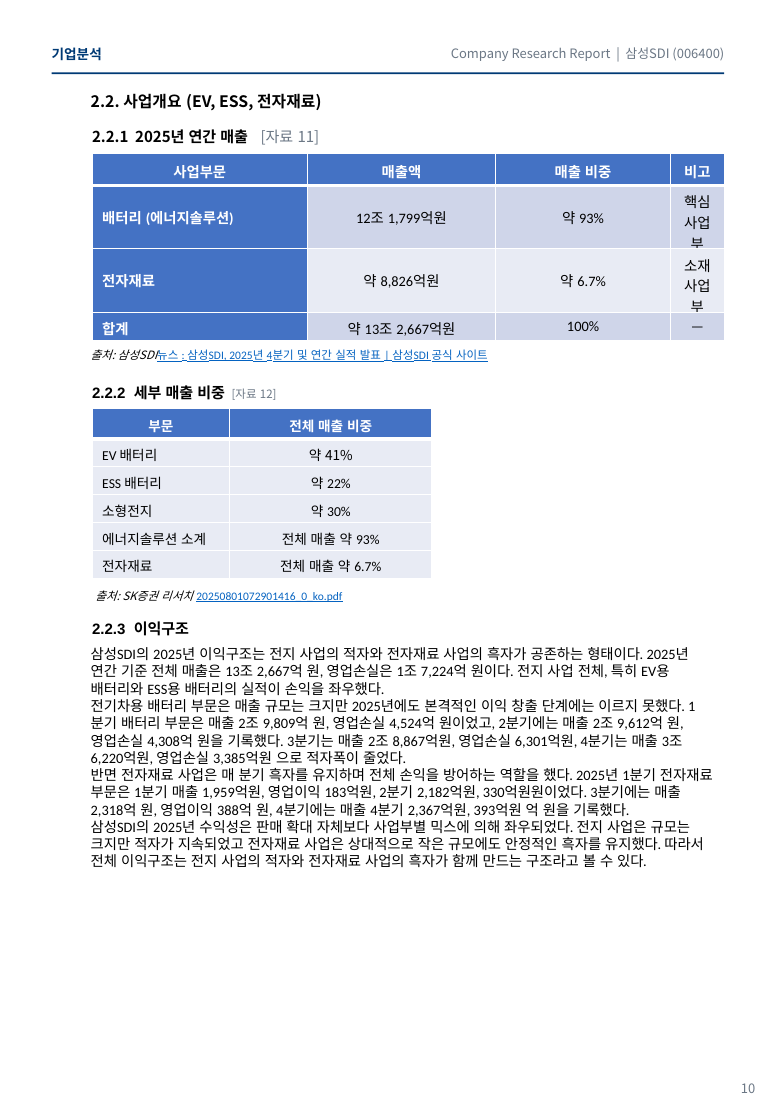
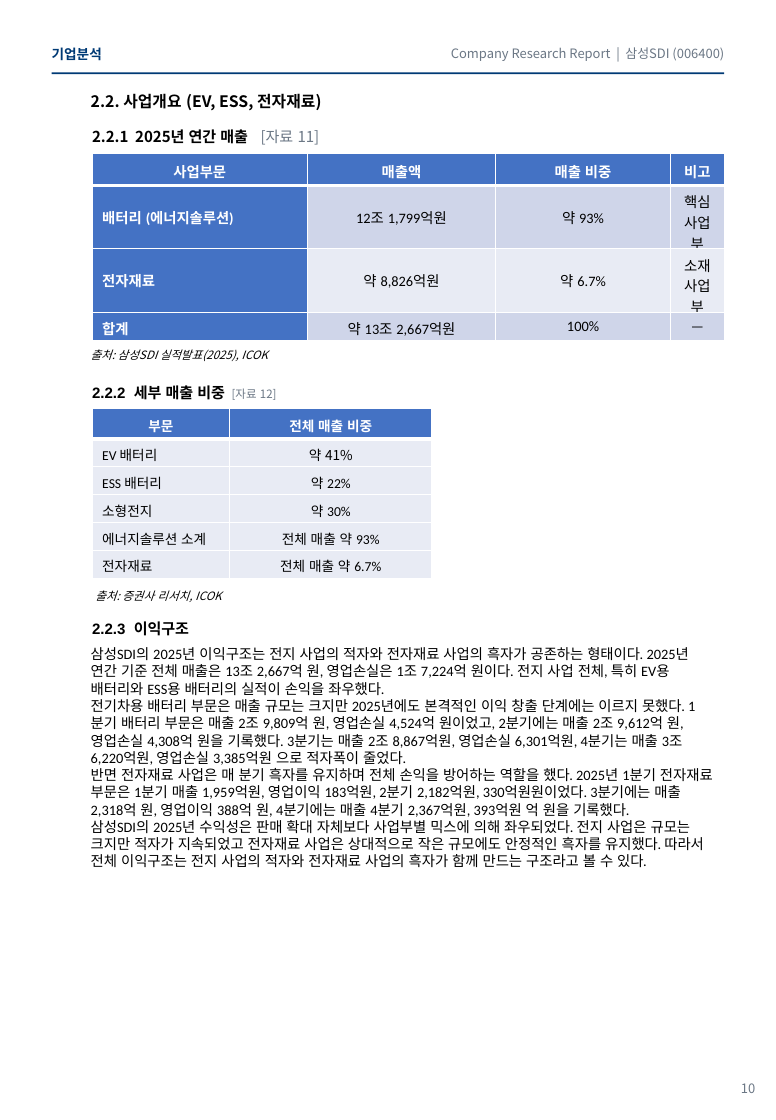
Before and after one commit to ICOKFund/Margin04, a slide deck: slide 9 of ICOK_삼성SDI_006400.pptx. Drawn at 776x1120 pixels with LibreOffice and Linux fonts; fonts in the diff are those of the drawing. Boxes give left, top, right and bottom in pixels: in the first picture for what was removed or moved away, otherwise in the second. Text is boxed around its words. In the diff, an @@ line names an element or a change of style, - is before the commit and + after.

```diff
--- a/ICOK_삼성SDI_006400.pptx
+++ b/ICOK_삼성SDI_006400.pptx
@@ text at box(91, 349, 267, 361): text changed; font Calibri to Noto Sans CJK KR; text colour #0563C1 to #000000; italic on @@
-출처: 삼성SDI뉴스 : 삼성SDI, 2025년 4분기 및 연간 실적 발표 | 삼성SDI 공식 사이트
+출처: 삼성SDI 실적발표(2025), ICOK
@@ text at box(95, 590, 221, 602): text changed; font Calibri to Noto Sans CJK KR; text colour #0563C1 to #000000; italic on @@
-출처: SK증권 리서치 20250801072901416_0_ko.pdf
+출처: 증권사 리서치, ICOK
```
Also in this commit, not shown: 7 other slides changed, 1 other file.
